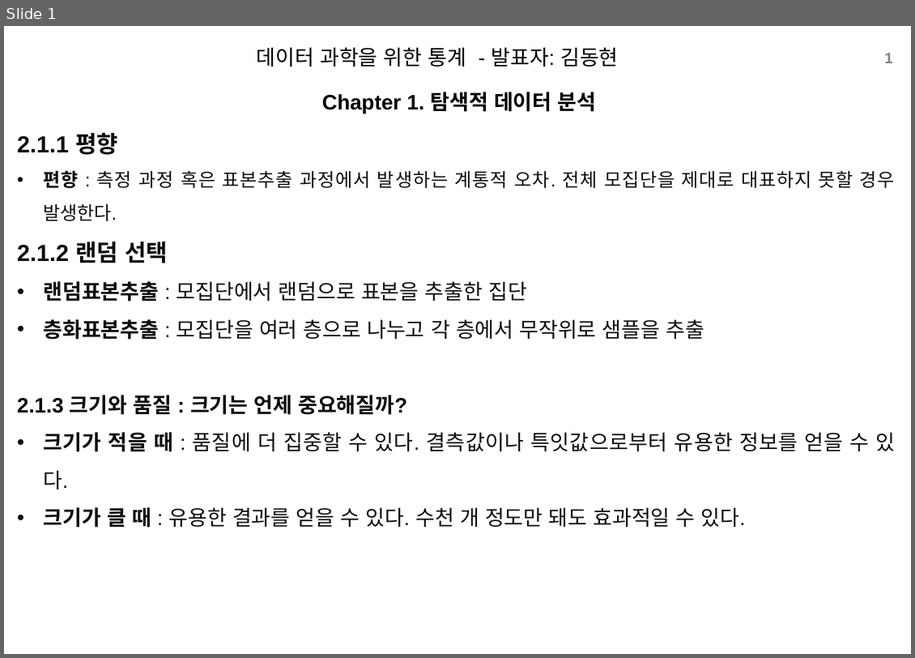
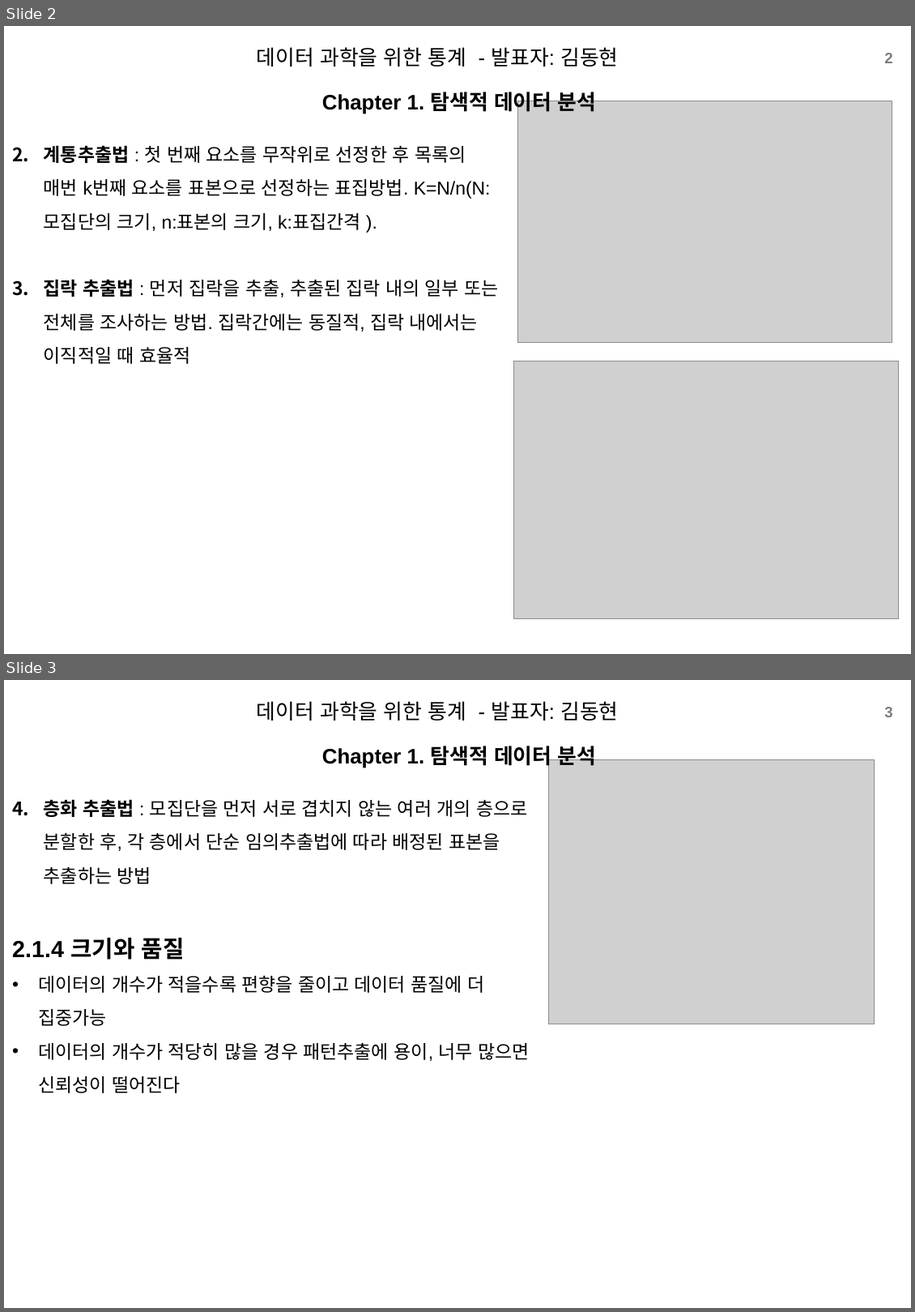
Before and after one commit to xddongx/flexink, a slide deck: study/ppt/[스터디]2.1.1~2.1.3_크기와품질_KDH.pptx. Shown one above the other, each under a label of ours: slide 1 before the commit, slides 2 and 3 after it. The pictures are 915x658 and 915x1312 pixels, drawn with LibreOffice and Linux fonts; fonts in the diff are those of the drawing; grey boxes stand for pictures; background and template pictures are left out. Boxes give left, top, right and bottom in pixels: in the first picture for what was removed or moved away, otherwise in the second. Text is boxed around its words. In the diff, an @@ line names an element or a change of style, - is before the commit and + after.

```diff
--- a/study/ppt/[스터디]2.1.1~2.1.3_크기와품질_KDH.pptx
+++ b/study/ppt/[스터디]2.1.1~2.1.3_크기와품질_KDH.pptx
@@ slide 3 added at (4,680,911,1308), background #FFFFFF @@
@@ text added at (257,701,618,720), 18 pt, text #000000 @@
+데이터 과학을 위한 통계 - 발표자: 김동현
@@ page number added at (884,707,893,717), 13 pt, text #7F7F7F, bold @@
+3
@@ text added at (322,742,597,768), 18 pt, text #000000, bold @@
+Chapter 1. 탐색적 데이터 분석
@@ picture added at (548,759,874,1024) @@
@@ text added at (12,799,529,1093), 16 pt, text #000000 @@
+4. 층화 추출법 : 모집단을 먼저 서로 겹치지 않는 여러 개의 층으로 분할한 후, 각 층에서 단순 임의추출법에 따라 배정된 표본을 추출하는 방법
+2.1.4 크기와 품질
+• 데이터의 개수가 적을수록 편향을 줄이고 데이터 품질에 더 집중가능
+• 데이터의 개수가 적당히 많을 경우 패턴추출에 용이, 너무 많으면 신뢰성이 떨어진다
@@ what was slide 1 is now slide 2 @@
@@ slide 2 changed as well @@
@@ page number at (884,53,893,63): text changed @@
-1
+2
@@ picture added at (518,101,893,344) @@
@@ text removed at (17,132,896,527) @@
-2.1.1 평향
-• 편향 : 측정 과정 혹은 표본추출 과정에서 발생하는 계통적 오차. 전체 모집단을 제대로 대표하지 못할 경우 발생한다.
-2.1.2 랜덤 선택
-• 랜덤표본추출 : 모집단에서 랜덤으로 표본을 추출한 집단
-• 층화표본추출 : 모집단을 여러 층으로 나누고 각 층에서 무작위로 샘플을 추출
-2.1.3 크기와 품질 : 크기는 언제 중요해질까?
-• 크기가 적을 때 : 품질에 더 집중할 수 있다. 결측값이나 특잇값으로부터 유용한 정보를 얻을 수 있다.
-• 크기가 클 때 : 유용한 결과를 얻을 수 있다. 수천 개 정도만 돼도 효과적일 수 있다.
@@ text added at (44,145,498,364), 16 pt, text #000000 @@
+2. 계통추출법 : 첫 번째 요소를 무작위로 선정한 후 목록의 매번 k번째 요소를 표본으로 선정하는 표집방법. K=N/n(N:모집단의 크기, n:표본의 크기, k:표집간격 ).
+3. 집락 추출법 : 먼저 집락을 추출, 추출된 집락 내의 일부 또는 전체를 조사하는 방법. 집락간에는 동질적, 집락 내에서는 이직적일 때 효율적
@@ picture added at (514,361,900,619) @@
```
Also in this commit, not shown: 1 other slide added, 2 other files.
